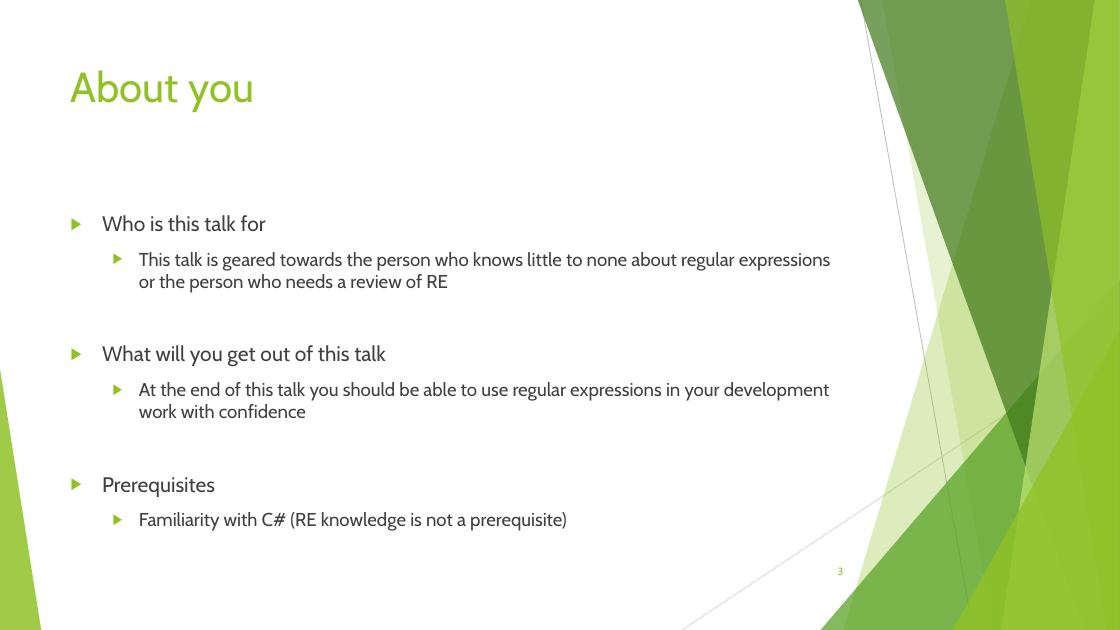
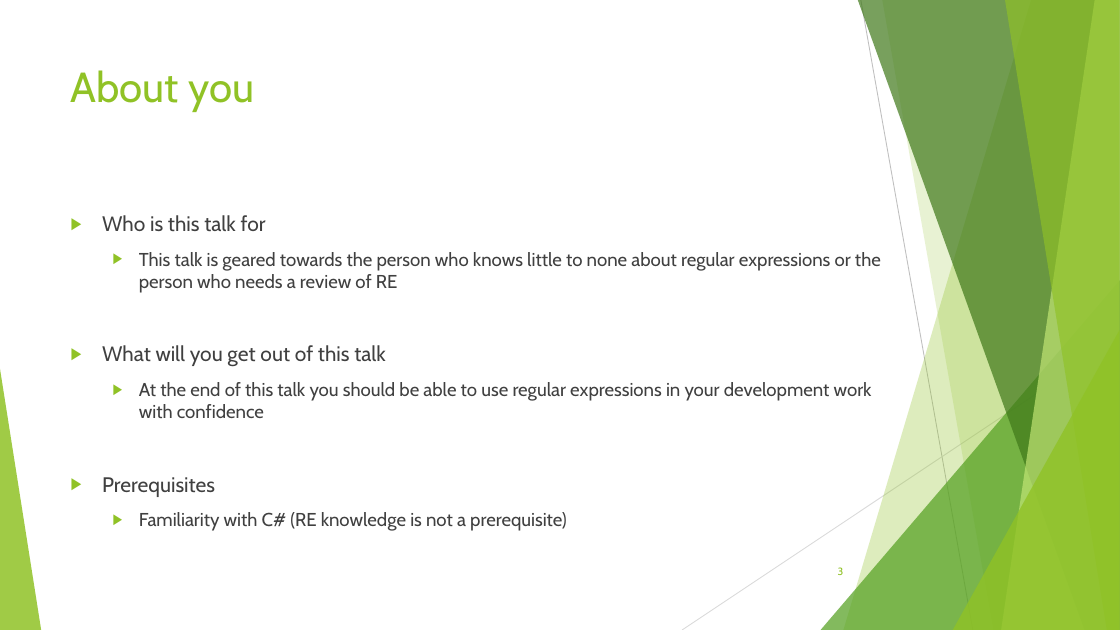
Before and after one commit to avifarah/RegularExpressionsTalk, a slide deck: slide 3 of Regular expression.pptx. Drawn at 1120x630 pixels with LibreOffice and Linux fonts; fonts in the diff are those of the drawing. Boxes give left, top, right and bottom in pixels: in the first picture for what was removed or moved away, otherwise in the second. Text is boxed around its words. In the diff, an @@ line names an element or a change of style, - is before the commit and + after.

```diff
--- a/Regular expression.pptx
+++ b/Regular expression.pptx
@@ text "Who is this talk for" rewrapped from (102, 215, 831, 531) to (102, 215, 881, 531) @@
```
Also in this commit, not shown: 7 other slides changed.
